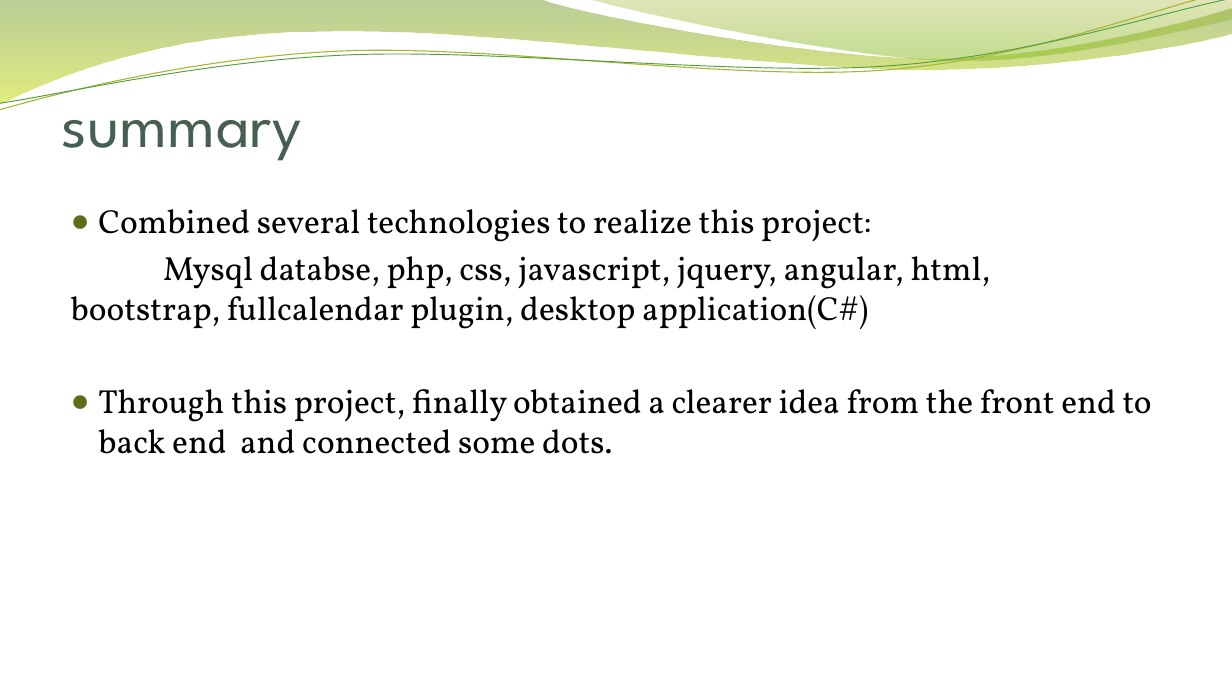
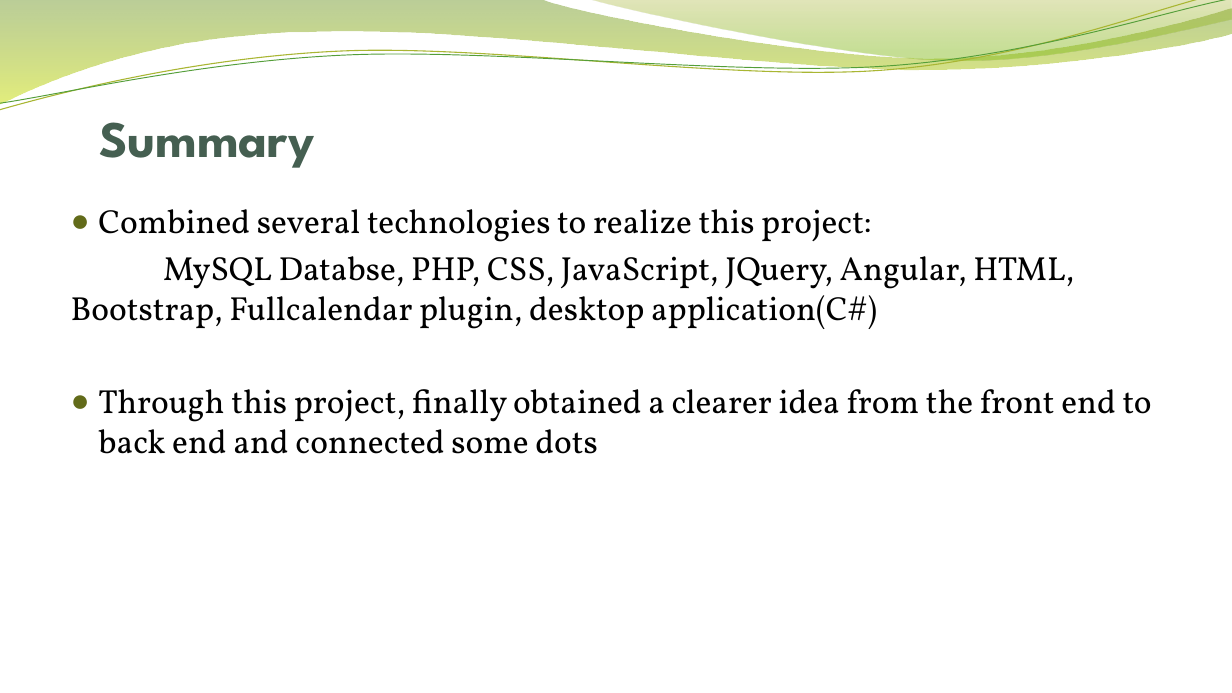
Before and after one commit to QianGaoProject/php, a slide deck: slide 10 of presentation/easy move_DF.pptx. Drawn at 1232x693 pixels with LibreOffice and Linux fonts; fonts in the diff are those of the drawing; background and template pictures are left out. Boxes give left, top, right and bottom in pixels: in the first picture for what was removed or moved away, otherwise in the second. Text is boxed around its words. In the diff, an @@ line names an element or a change of style, - is before the commit and + after.

```diff
--- a/presentation/easy move_DF.pptx
+++ b/presentation/easy move_DF.pptx
@@ title at (99, 122, 314, 168): text changed; size 50 to 40 pt; bold on @@
-summary
+Summary
@@ text at (71, 256, 1152, 454): text changed @@
-Mysql databse, php, css, javascript, jquery, angular, html, bootstrap, fullcalendar plugin, desktop application(C#)
-● Through this project, finally obtained a clearer idea from the front end to back end and connected some dots.
+MySQL Databse, PHP, CSS, JavaScript, JQuery, Angular, HTML, Bootstrap, Fullcalendar plugin, desktop application(C#)
+● Through this project, finally obtained a clearer idea from the front end to back end and connected some dots
```
Also in this commit, not shown: 9 other slides changed, 4 other files.
